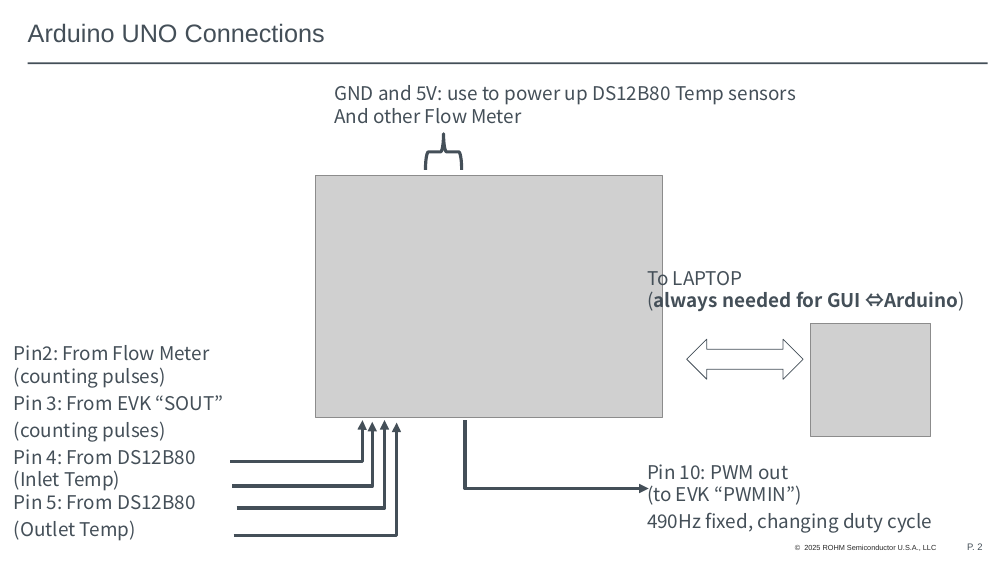
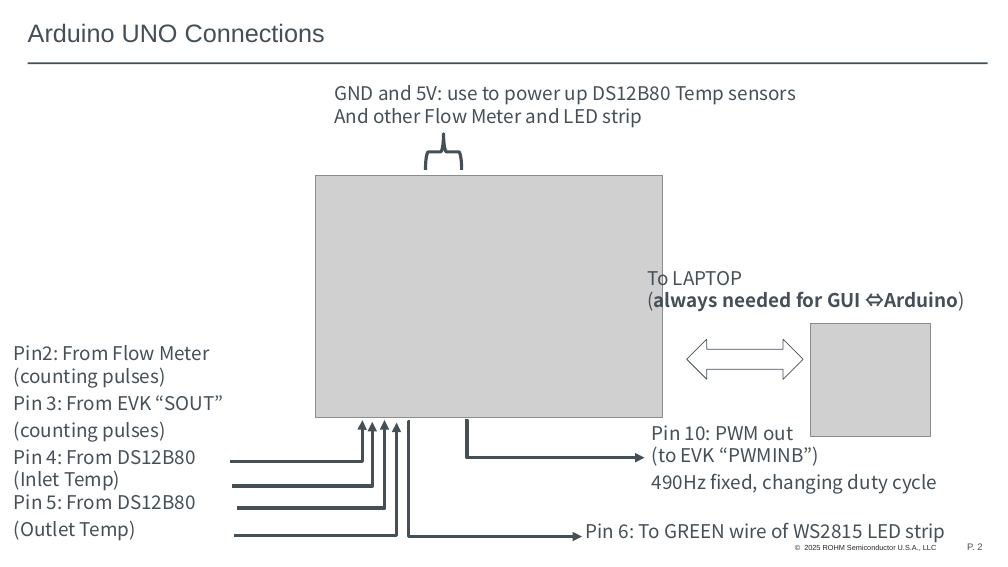
Before and after one commit to mvanocht/BLDC_Pump, a slide deck: slide 2 of Water Pump Demo Arduino and Gui instructions.pptx. Drawn at 1008x567 pixels with LibreOffice and Linux fonts; fonts in the diff are those of the drawing; grey boxes stand for pictures; background and template pictures are left out. Boxes give left, top, right and bottom in pixels: in the first picture for what was removed or moved away, otherwise in the second. Text is boxed around its words. In the diff, an @@ line names an element or a change of style, - is before the commit and + after.

Commit message:
update Arduino for RGB blink LED strip and update PPT

```diff
--- a/Water Pump Demo Arduino and Gui instructions.pptx
+++ b/Water Pump Demo Arduino and Gui instructions.pptx
@@ text at [334, 85, 796, 128]: text changed @@
-GND and 5V: use to power up DS12B80 Temp sensors
-And other Flow Meter
+GND and 5V: use to power up DS12B80 Temp sensors
+And other Flow Meter and LED strip
@@ text "Pin 10: PWM out (to ...": place and size @@
-text "Pin 10: PWM out (to ..." at [647, 464, 932, 533]
+text "Pin 10: PWM out (to ..." at [652, 425, 937, 494]
@@ elbow arrow added from (409, 422) to (582, 537), #444F58 3 pt @@
@@ elbow arrow moved from (465, 420) - (649, 488) to (465, 420) - (645, 457) @@
@@ text at [652, 425, 818, 466]: text changed @@
-Pin 10: PWM out
-(to EVK “PWMIN”)
+Pin 10: PWM out
+(to EVK “PWMINB”)
@@ text added at [586, 523, 946, 543], 18 pt, text #444F58 @@
+Pin 6: To GREEN wire of WS2815 LED strip
```
Also in this commit, not shown: 1 other slide changed, 1 other file.
